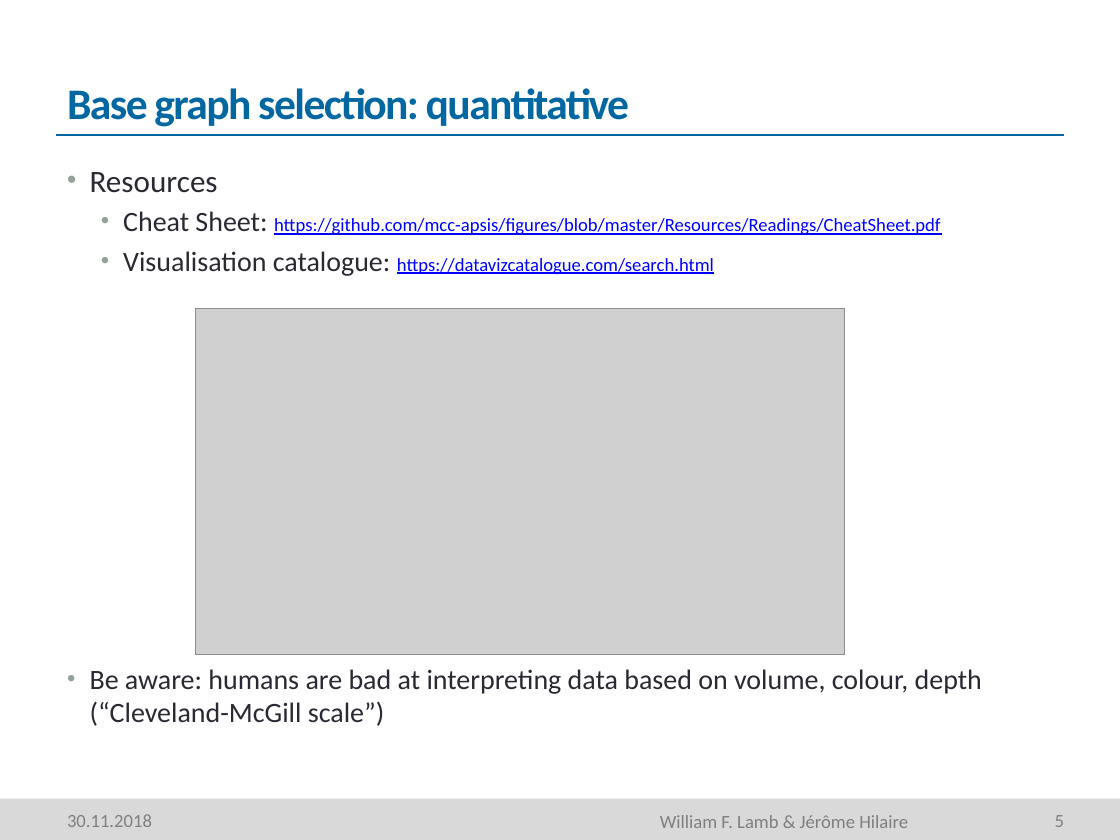
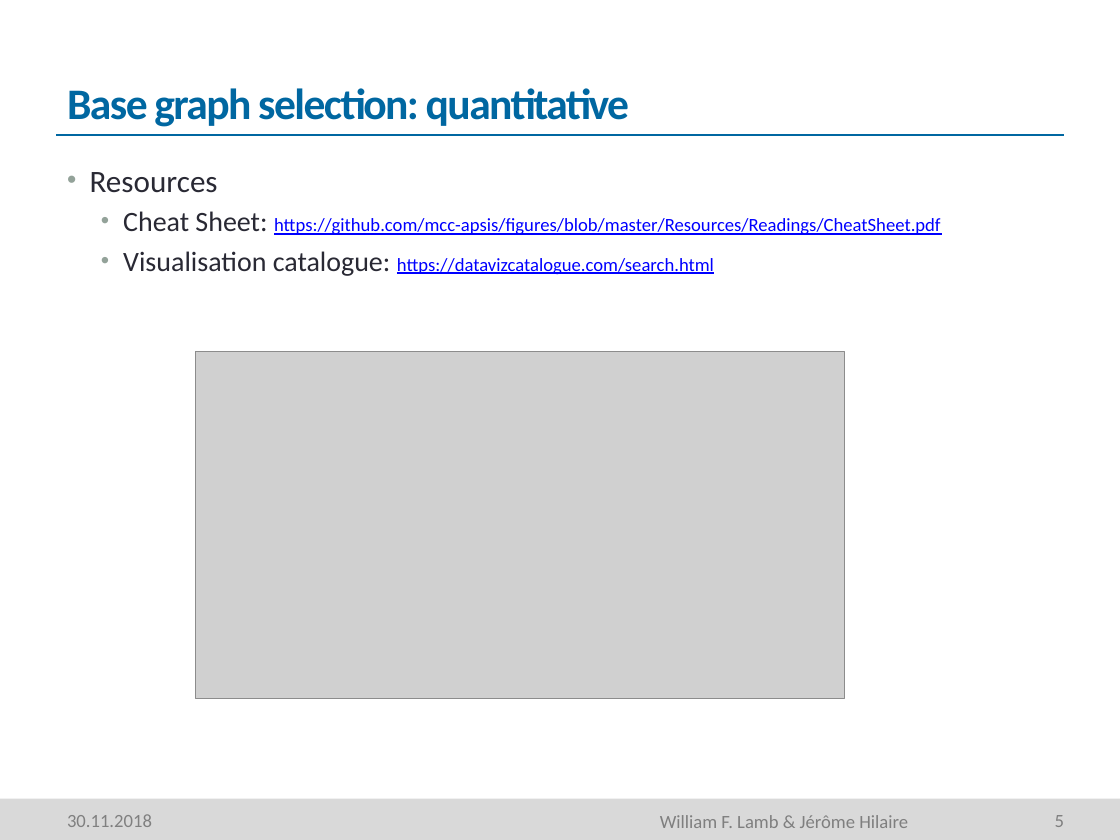
Before and after one commit to mcc-apsis/figures, a slide deck: slide 5 of Resources/Seminar part 1.pptm. Drawn at 1120x840 pixels with LibreOffice and Linux fonts; fonts in the diff are those of the drawing; grey boxes stand for pictures; background and template pictures are left out. Boxes give left, top, right and bottom in pixels: in the first picture for what was removed or moved away, otherwise in the second. Text is boxed around its words. In the diff, an @@ line names an element or a change of style, - is before the commit and + after.

```diff
--- a/Resources/Seminar part 1.pptm
+++ b/Resources/Seminar part 1.pptm
@@ picture: place and size @@
-picture at [195, 308, 843, 654]
+picture at [195, 352, 843, 698]
@@ text at [90, 669, 982, 726]: paragraph removed @@
-• Be aware: humans are bad at interpreting data based on volume, colour, depth (“Cleveland-McGill scale”)
```
Also in this commit, not shown: 3 other slides changed, 1 slide removed.
